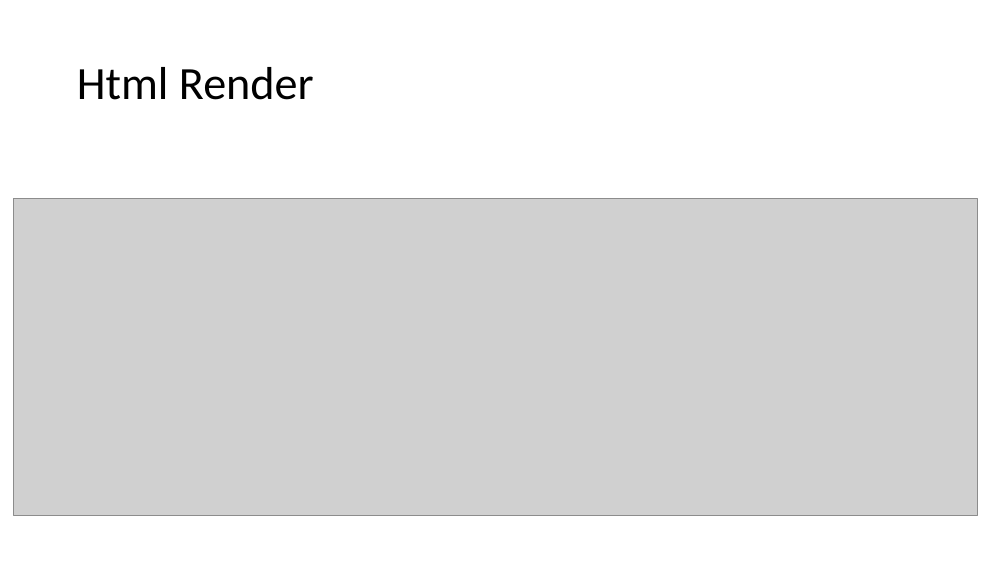
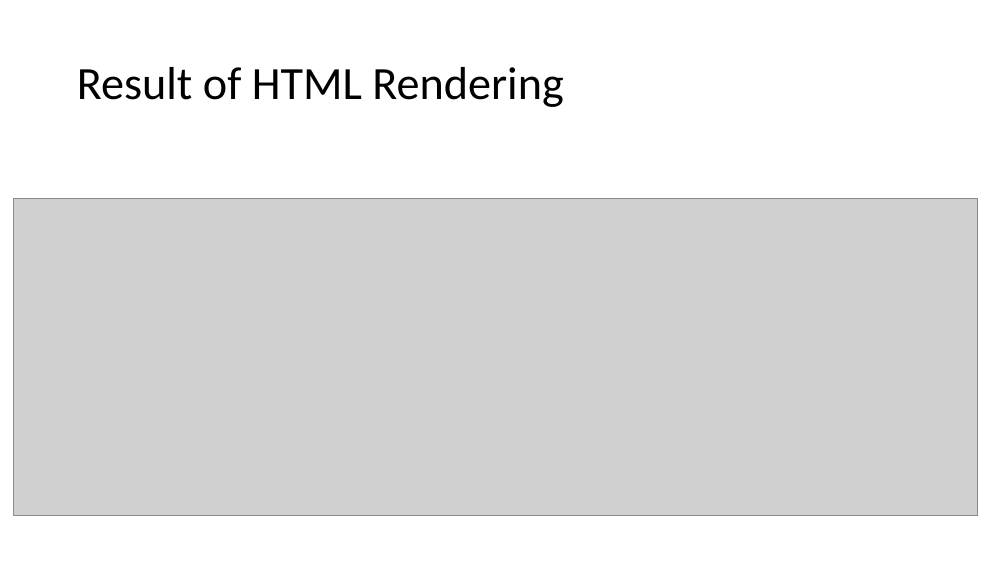
Before and after one commit to lkoshale/ontology_assignment3, a slide deck: slide 6 of Presentation.pptx. Drawn at 1008x567 pixels with LibreOffice and Linux fonts; fonts in the diff are those of the drawing; grey boxes stand for pictures. Boxes give left, top, right and bottom in pixels: in the first picture for what was removed or moved away, otherwise in the second. Text is boxed around its words. In the diff, an @@ line names an element or a change of style, - is before the commit and + after.

```diff
--- a/Presentation.pptx
+++ b/Presentation.pptx
@@ title at (77, 67, 563, 107): text changed @@
-Html Render
+Result of HTML Rendering
```
Also in this commit, not shown: 4 other slides changed.
